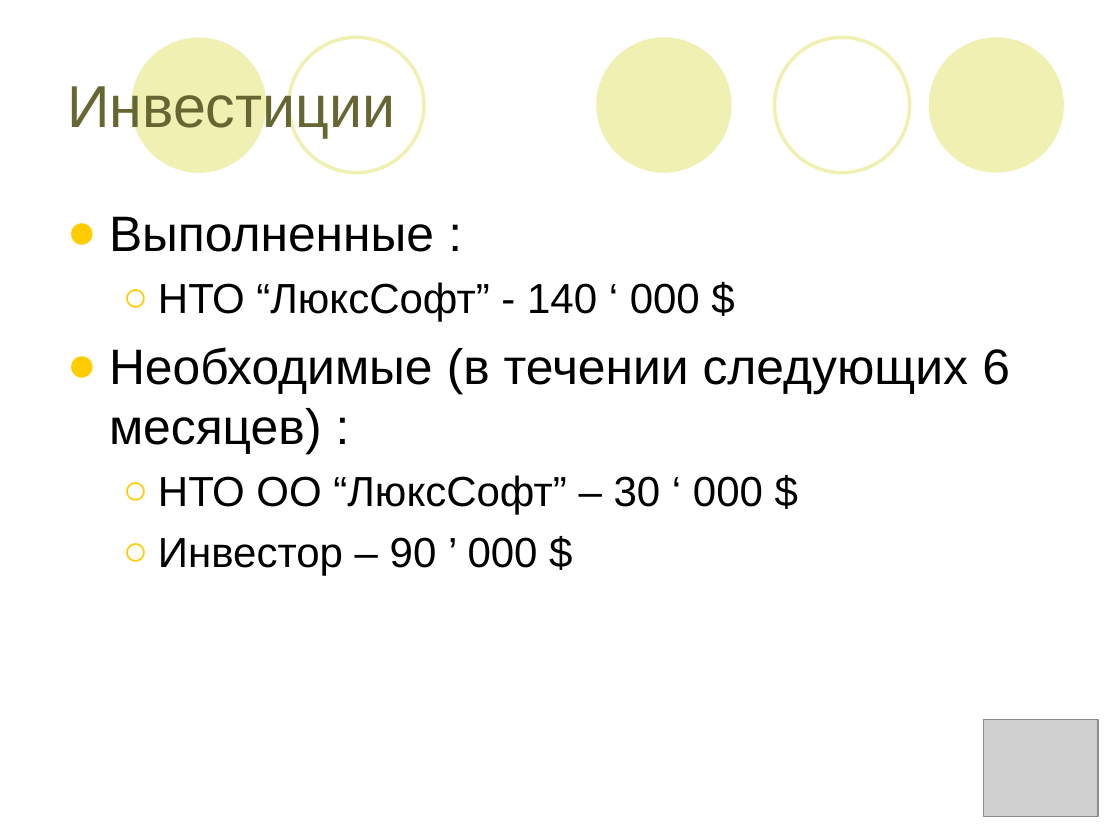
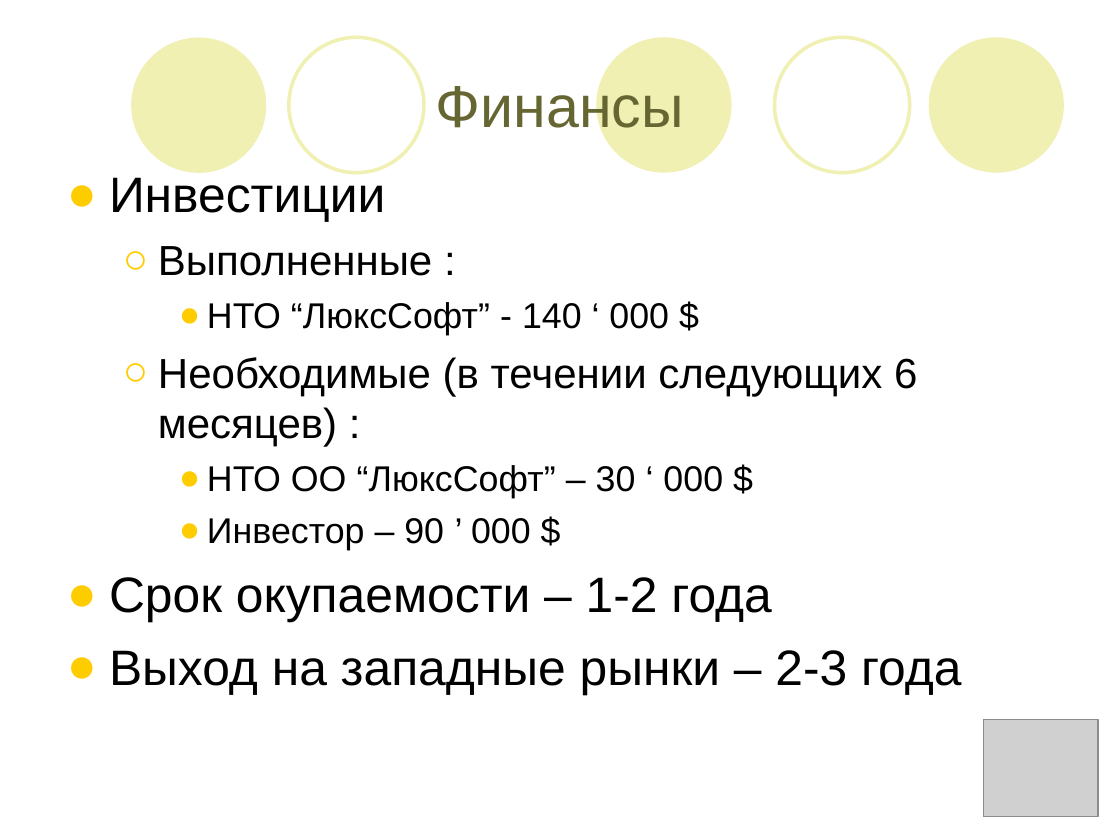
Before and after one commit to lsfusion/platform, a slide deck: slide 9 of platform/docs/Бизнес-презентация.ppt (slide 8 before the commit). Drawn at 1120x840 pixels with LibreOffice and Linux fonts; fonts in the diff are those of the drawing; grey boxes stand for pictures. Boxes give left, top, right and bottom in pixels: in the first picture for what was removed or moved away, otherwise in the second. Text is boxed around its words. In the diff, an @@ line names an element or a change of style, - is before the commit and + after.

```diff
--- a/platform/docs/Бизнес-презентация.ppt
+++ b/platform/docs/Бизнес-презентация.ppt
@@ title at [436,80,684,138]: text changed @@
-Инвестиции
+Финансы
@@ text "Инвестиции": place and size @@
-text "Инвестиции" at [109,216,1010,576]
+text "Инвестиции" at [109,173,961,695]
@@ text at [109,173,385,222]: paragraph added @@
+● Инвестиции
@@ text at [158,246,917,550]: size 32 to 27 pt in "Выполненные :", "Необходимые (в течении следующих 6 месяцев) :"; size 27 to 23 pt in "НТО “ЛюксСофт” - 140 ‘ 000 $", "НТО ОО “ЛюксСофт” – 30 ‘ 000 ...", "Инвестор – 90 ’ 000 $"; bullet ● to ○; list level 1 to 2 in "Выполненные :"; bullet ○ to ●; list level 2 to 3 in "НТО “ЛюксСофт” - 140 ‘ ..."; list level 1 to 2 in "Необходимые (в течении следующих 6 ..."; list level 2 to 3 in "НТО ОО “ЛюксСофт” – 30 ..."; list level 2 to 3 in "Инвестор – 90 ’ 000 ..." @@
@@ text at [109,577,961,695]: paragraphs added @@
+● Срок окупаемости – 1-2 года
+● Выход на западные рынки – 2-3 года
```
Also in this commit, not shown: 1 slide added, 2 other files.
